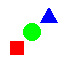
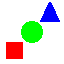
Layered file, before and after one edit (64x64). Changes by layer:
painted on "Layer copy" over [40,10,48,23]
added layer "Layer copy #2" above "Layer copy #1" over [40,2,60,22]
painted on "Layer copy #1" over [6,10,58,59]
painted on "Layer" over [10,8,51,55]